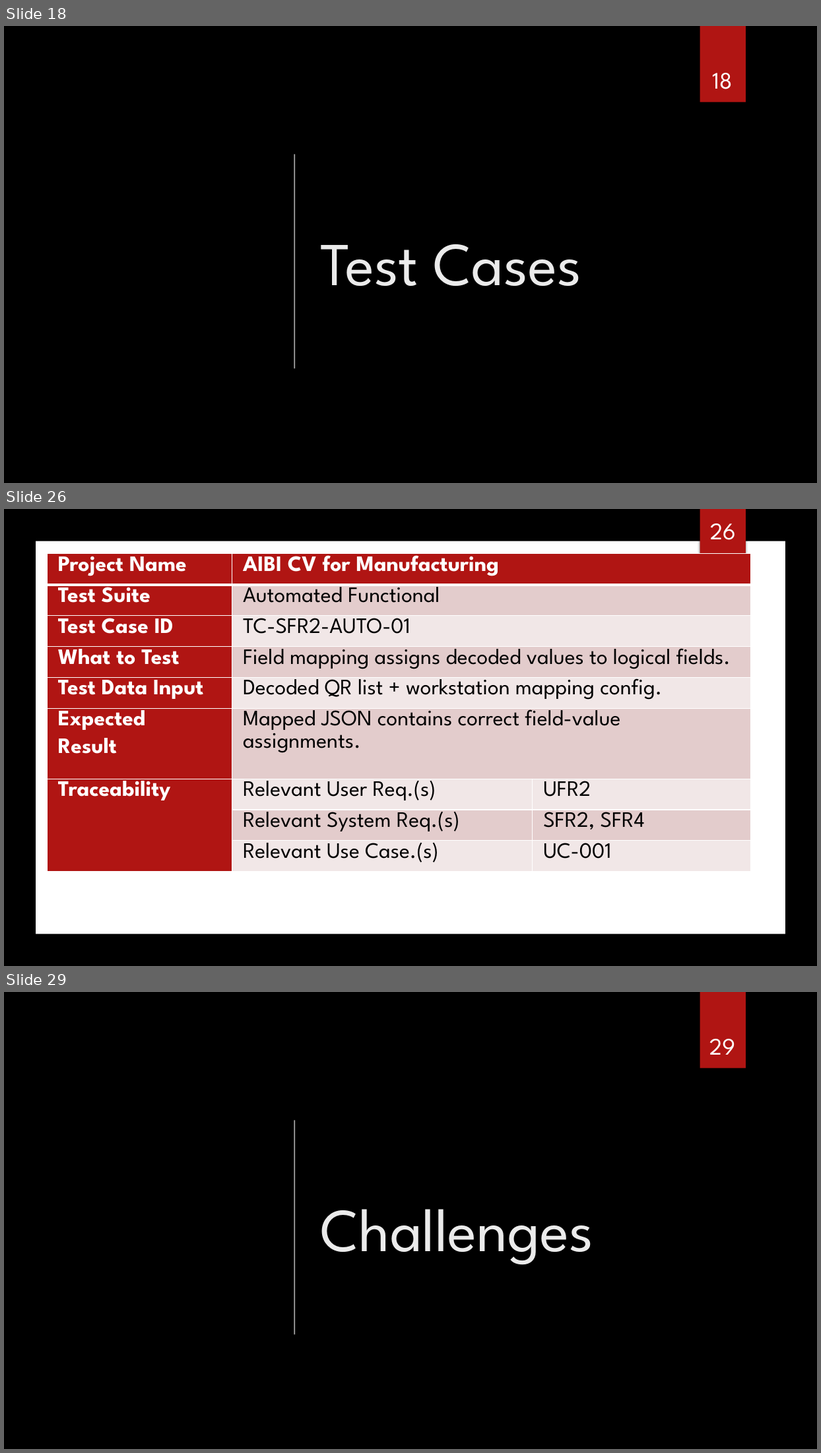
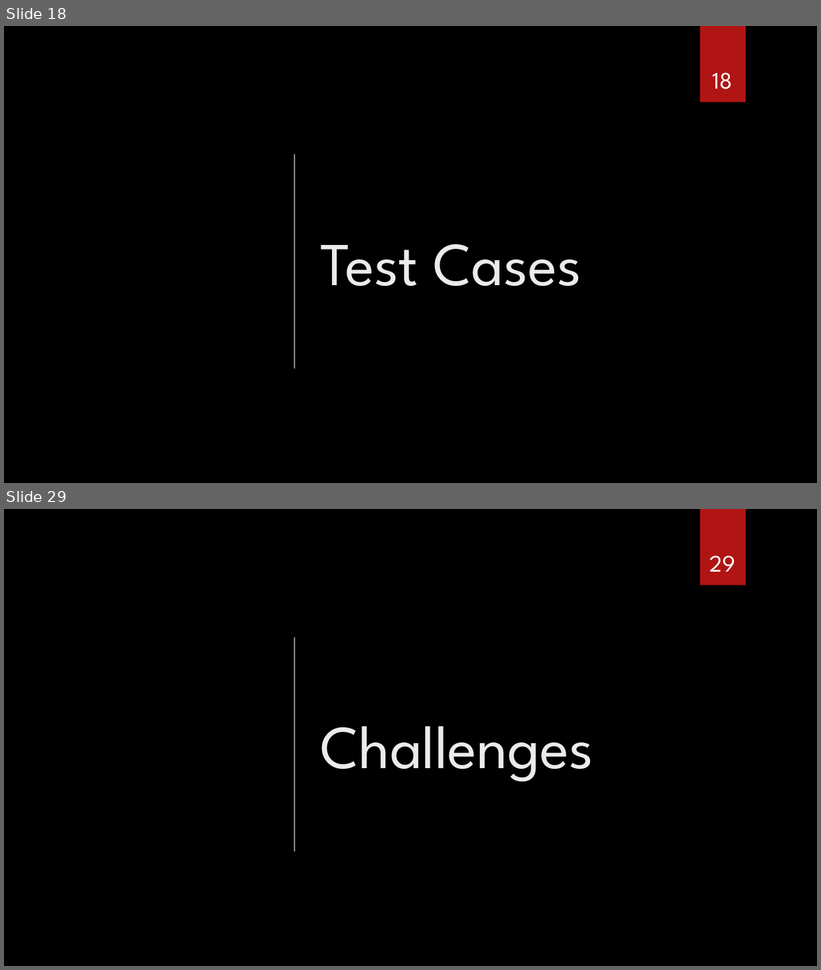
Before and after one commit to SeniorDesignBehrend/AIBI-Computer-Vision-for-Manufacturing, a slide deck: docs/reports/senior_design3.pptx. Shown one above the other, each under a label of ours: slides 18, 26 and 29 before the commit, slides 18 and 29 after it; the slides between them are not shown. The pictures are 821x1453 and 821x970 pixels, drawn with LibreOffice and Linux fonts; fonts in the diff are those of the drawing; grey boxes stand for pictures; background and template pictures are left out. Boxes give left, top, right and bottom in pixels: in the first picture for what was removed or moved away, otherwise in the second. Text is boxed around its words. In the diff, an @@ line names an element or a change of style, - is before the commit and + after.

```diff
--- a/docs/reports/senior_design3.pptx
+++ b/docs/reports/senior_design3.pptx
@@ slide 26 removed at <box>4,509,817,966</box>, background picture (left out) @@
@@ rectangle removed at <box>700,509,746,586</box> @@
@@ page number removed at <box>710,524,736,540</box> @@
-26
@@ rectangle removed at <box>36,541,785,935</box> @@
@@ table removed at <box>47,554,750,922</box>, 9 rows, 3 columns @@
-Project Name | AIBI CV for Manufacturing | 
-Test Suite | Automated Functional | 
-Test Case ID | TC-SFR2-AUTO-01 | 
-What to Test | Field mapping assigns decoded values to logical fields. | 
-Test Data Input | Decoded QR list + workstation mapping config. | 
-Expected / Result | Mapped JSON contains correct field-value assignments. | 
-Traceability | Relevant User Req.(s) | UFR2
- | Relevant System Req.(s) | SFR2, SFR4
- | Relevant Use Case.(s) | UC-001
```
Also in this commit, not shown: 17 slides changed, 9 slides added, 8 other slides removed, 11 other files.
